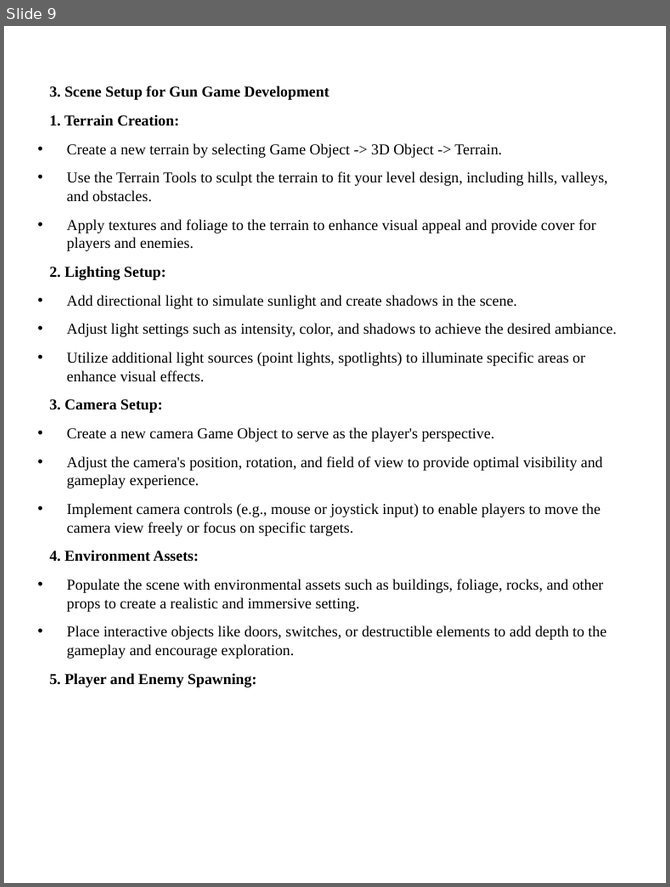
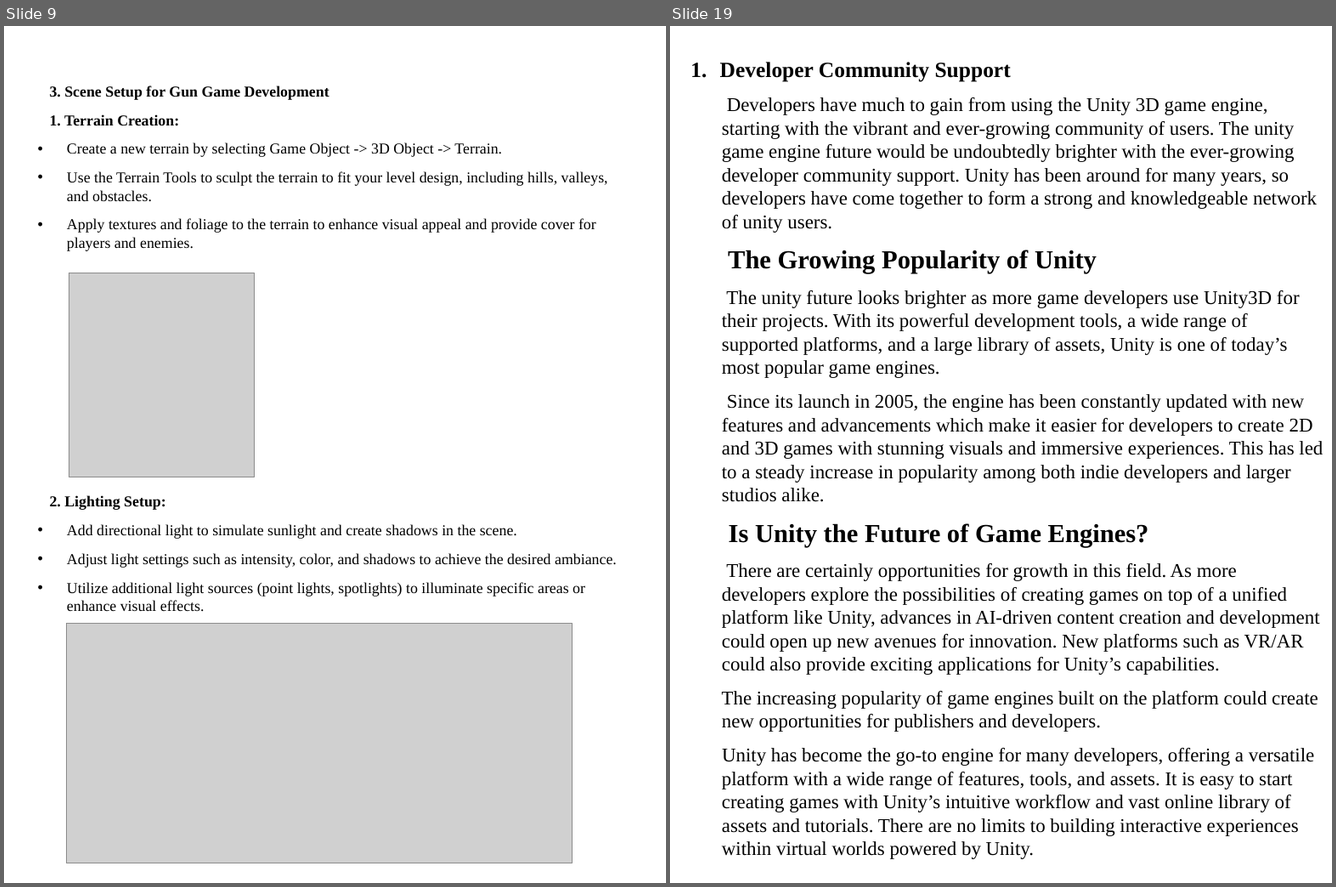
Before and after one commit to Archit-sharma01/untitled, a slide deck: Archit PPT.pptx. Shown side by side, each under a label of ours: slide 9 before the commit, slides 9 and 19 after it; the slides between them are not shown. The pictures are 670x887 and 1336x887 pixels, drawn with LibreOffice and Linux fonts; fonts in the diff are those of the drawing; grey boxes stand for pictures; background and template pictures are left out. Boxes give left, top, right and bottom in pixels: in the first picture for what was removed or moved away, otherwise in the second. Text is boxed around its words. In the diff, an @@ line names an element or a change of style, - is before the commit and + after.

```diff
--- a/Archit PPT.pptx
+++ b/Archit PPT.pptx
@@ slide 19 added at box(670, 26, 1332, 883), background picture (left out) @@
@@ text added at box(720, 62, 1323, 859), 18 pt, text #000000 @@
+1. Developer Community Support
+Developers have much to gain from using the Unity 3D game engine, starting with the vibrant and ever-growing community of users. The unity game engine future would be undoubtedly brighter with the ever-growing developer community support. Unity has been around for many years, so developers have come together to form a strong and knowledgeable network of unity users.
+The Growing Popularity of Unity
+The unity future looks brighter as more game developers use Unity3D for their projects. With its powerful development tools, a wide range of supported platforms, and a large library of assets, Unity is one of today’s most popular game engines.
+Since its launch in 2005, the engine has been constantly updated with new features and advancements which make it easier for developers to create 2D and 3D games with stunning visuals and immersive experiences. This has led to a steady increase in popularity among both indie developers and larger studios alike.
+Is Unity the Future of Game Engines?
+There are certainly opportunities for growth in this field. As more developers explore the possibilities of creating games on top of a unified platform like Unity, advances in AI-driven content creation and development could open up new avenues for innovation. New platforms such as VR/AR could also provide exciting applications for Unity’s capabilities.
+The increasing popularity of game engines built on the platform could create new opportunities for publishers and developers.
+Unity has become the go-to engine for many developers, offering a versatile platform with a wide range of features, tools, and assets. It is easy to start creating games with Unity’s intuitive workflow and vast online library of assets and tutorials. There are no limits to building interactive experiences within virtual worlds powered by Unity.
@@ slide 9 changed as well @@
@@ picture added at box(69, 273, 255, 477) @@
@@ text at box(50, 399, 607, 687): paragraphs removed @@
-3. Camera Setup:
-• Create a new camera Game Object to serve as the player's perspective.
-• Adjust the camera's position, rotation, and field of view to provide optimal visibility and gameplay experience.
-• Implement camera controls (e.g., mouse or joystick input) to enable players to move the camera view freely or focus on specific targets.
-4. Environment Assets:
-• Populate the scene with environmental assets such as buildings, foliage, rocks, and other props to create a realistic and immersive setting.
-• Place interactive objects like doors, switches, or destructible elements to add depth to the gameplay and encourage exploration.
-5. Player and Enemy Spawning:
@@ picture added at box(66, 624, 573, 863) @@
```
Also in this commit, not shown: 13 other slides added, 32 slides removed.
